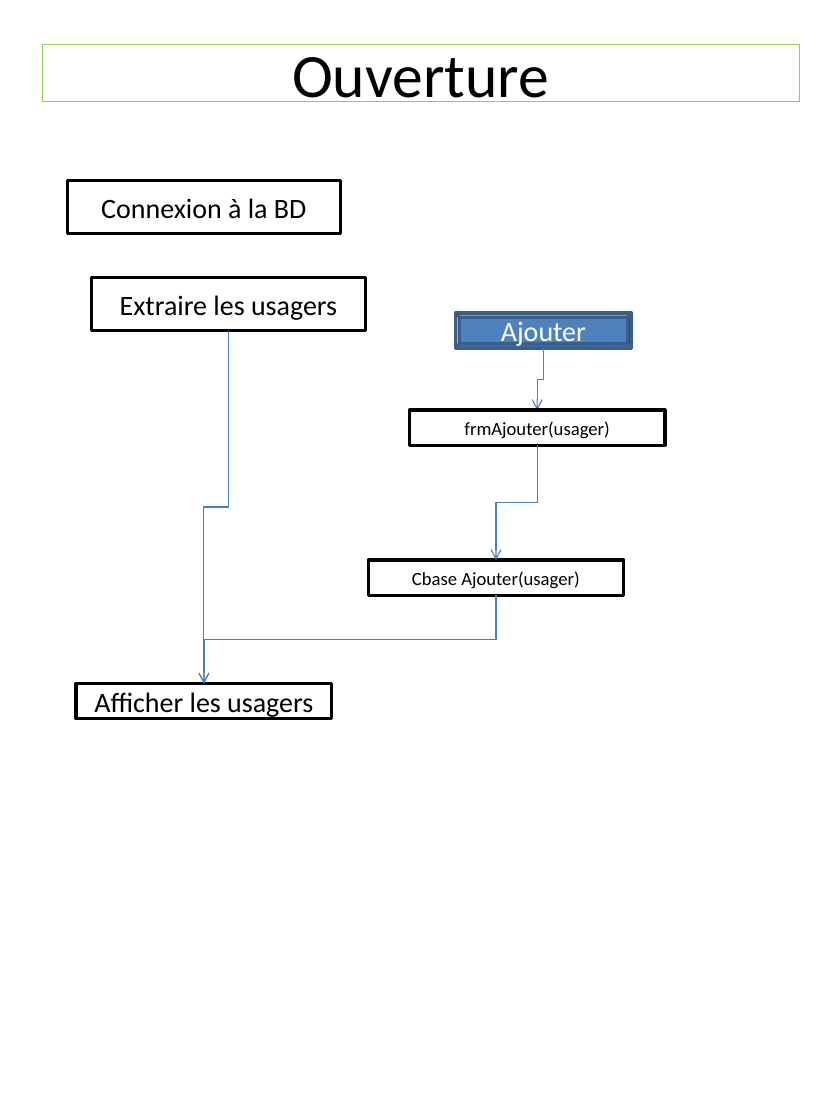
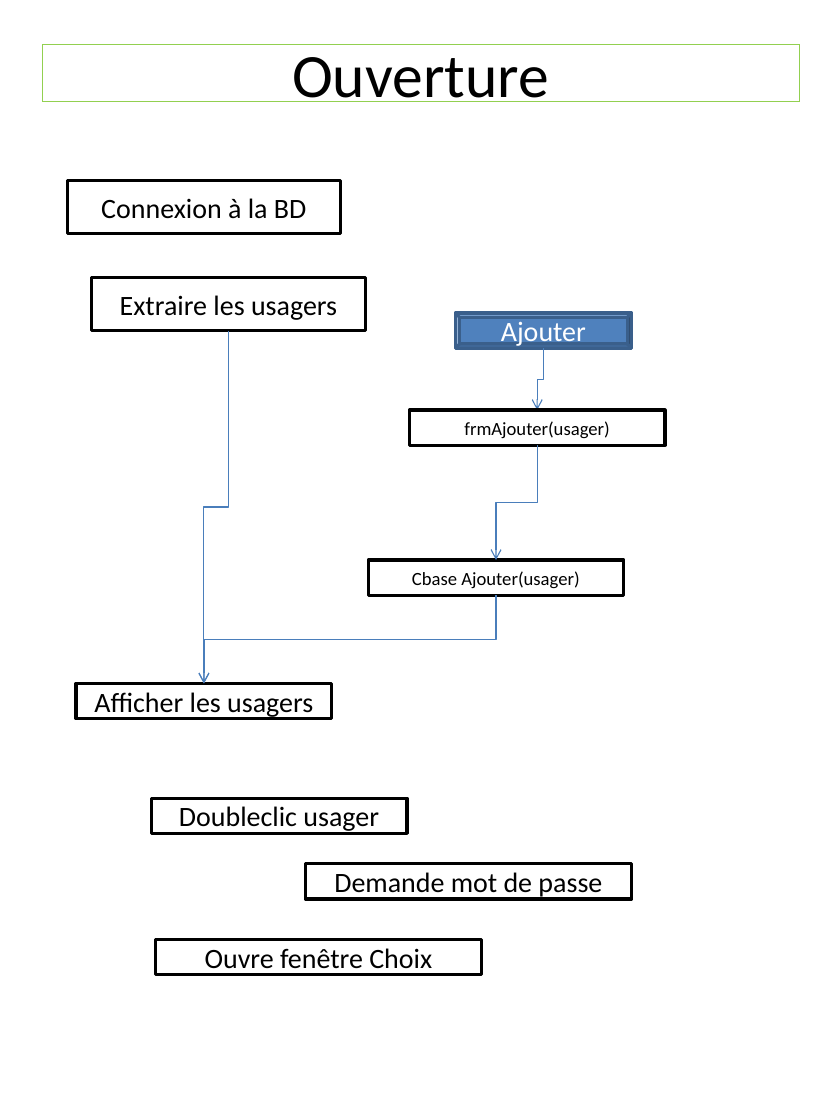
Before and after one commit to HamelJacques/Gestion_Mtps_v2, a slide deck: slide 2 of GMPTS.pptx. Drawn at 840x1120 pixels with LibreOffice and Linux fonts; fonts in the diff are those of the drawing. Boxes give left, top, right and bottom in pixels: in the first picture for what was removed or moved away, otherwise in the second. Text is boxed around its words. In the diff, an @@ line names an element or a change of style, - is before the commit and + after.

Commit message:
Modifié le powerpoint

```diff
--- a/GMPTS.pptx
+++ b/GMPTS.pptx
@@ rectangle added at bbox=[151, 799, 407, 833], outline #000000 2 pt, 18 pt, text #000000 @@
+Doubleclic usager
@@ rectangle added at bbox=[306, 864, 632, 898], outline #000000 2 pt, 18 pt, text #000000 @@
+Demande mot de passe
@@ rectangle added at bbox=[156, 940, 482, 974], outline #000000 2 pt, 18 pt, text #000000 @@
+Ouvre fenêtre Choix
```
